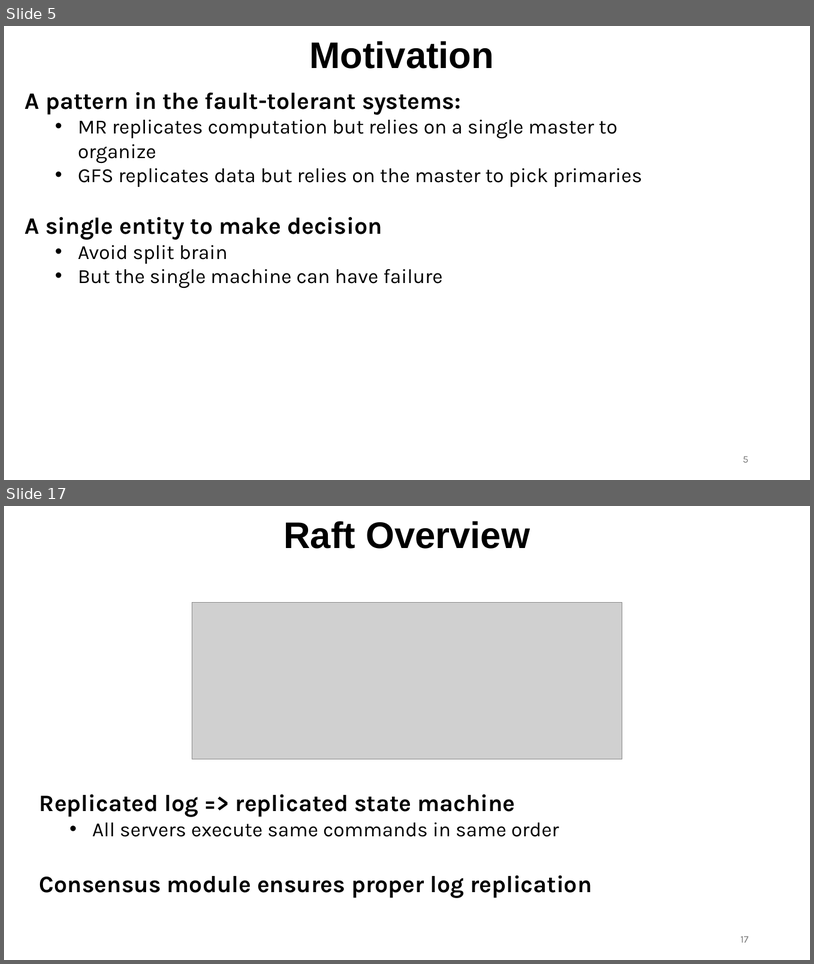
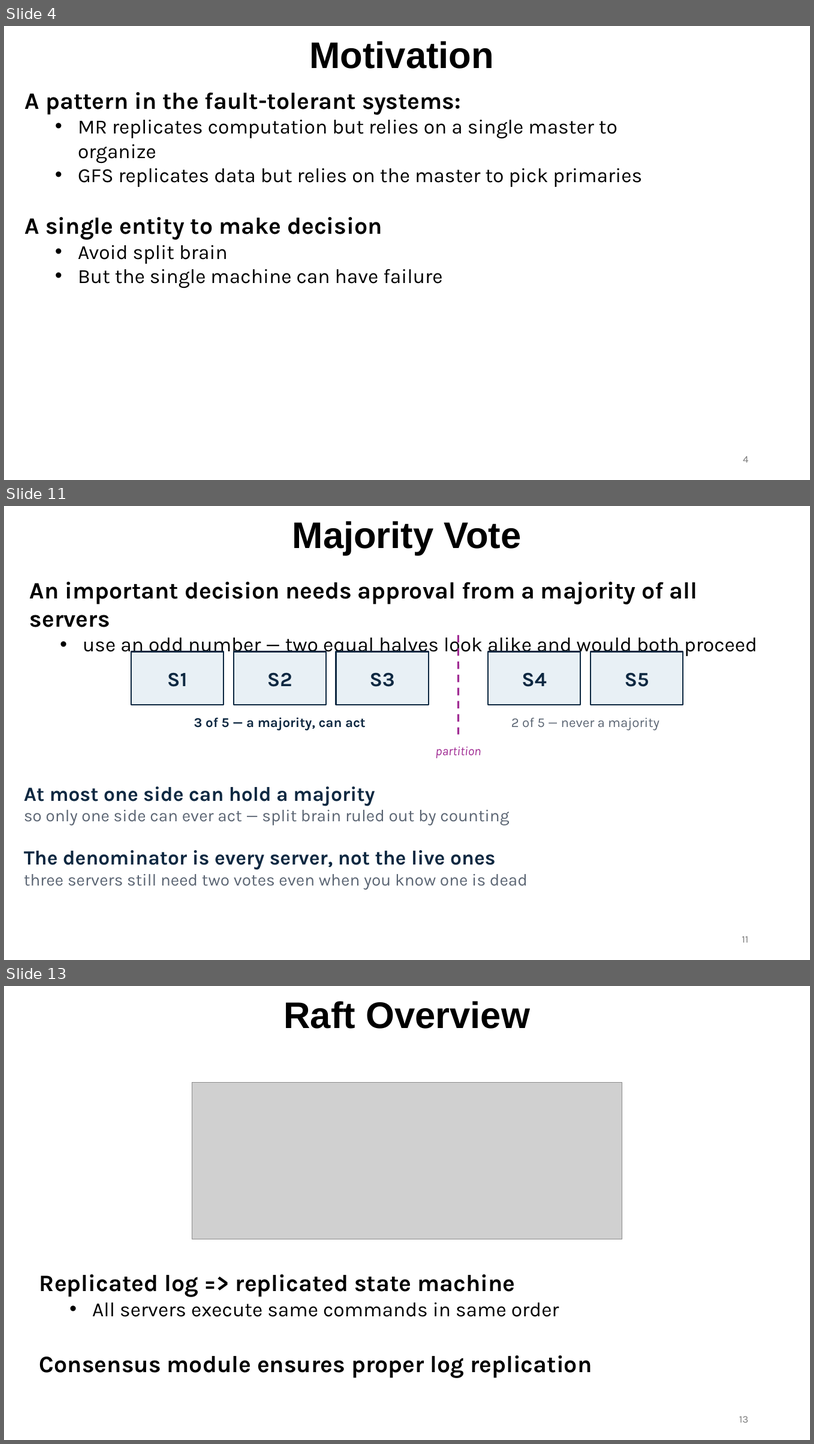
Before and after one commit to ec528/ec528.github.io, a slide deck: slides/fall26/6-raft-1.pptx. Shown one above the other, each under a label of ours: slides 5 and 17 before the commit, slides 4, 11 and 13 after it; the slides between them are not shown. The pictures are 814x964 and 814x1444 pixels, drawn with LibreOffice and Linux fonts; fonts in the diff are those of the drawing; grey boxes stand for pictures. Boxes give left, top, right and bottom in pixels: in the first picture for what was removed or moved away, otherwise in the second. Text is boxed around its words. In the diff, an @@ line names an element or a change of style, - is before the commit and + after.

```diff
--- a/slides/fall26/6-raft-1.pptx
+++ b/slides/fall26/6-raft-1.pptx
@@ slide 11 added at bbox=[4, 506, 810, 960], background #FFFFFF @@
@@ title added at bbox=[293, 521, 522, 555], 44 pt, text #000000, bold @@
+Majority Vote
@@ text added at bbox=[30, 582, 758, 657], 28 pt, text #000000, bold @@
+An important decision needs approval from a majority of all servers
+  • use an odd number — two equal halves look alike and would both proceed
@@ line added from (458, 635) to (458, 734), #A02B93 2.25 pt dashed @@
@@ rectangle added at bbox=[131, 652, 224, 705], fill #E8F0F5, outline #0E2841 1.5 pt, 24 pt, text #0E2841, bold @@
+S1
@@ rectangle added at bbox=[234, 652, 326, 705], fill #E8F0F5, outline #0E2841 1.5 pt, 24 pt, text #0E2841, bold @@
+S2
@@ rectangle added at bbox=[336, 652, 429, 705], fill #E8F0F5, outline #0E2841 1.5 pt, 24 pt, text #0E2841, bold @@
+S3
@@ rectangle added at bbox=[489, 652, 581, 705], fill #E8F0F5, outline #0E2841 1.5 pt, 24 pt, text #0E2841, bold @@
+S4
@@ rectangle added at bbox=[591, 652, 683, 705], fill #E8F0F5, outline #0E2841 1.5 pt, 24 pt, text #0E2841, bold @@
+S5
@@ text added at bbox=[194, 717, 366, 730], 16 pt, text #0E2841, bold @@
+3 of 5 — a majority, can act
@@ text added at bbox=[512, 717, 660, 730], 16 pt, text #5B6573 @@
+2 of 5 — never a majority
@@ text added at bbox=[435, 746, 481, 758], 15 pt, text #A02B93, italic @@
+partition
@@ text added at bbox=[24, 786, 509, 825], 20 pt, text #5B6573 @@
+At most one side can hold a majority
+so only one side can ever act — split brain ruled out by counting
@@ text added at bbox=[24, 850, 528, 889], 20 pt, text #5B6573 @@
+The denominator is every server, not the live ones
+three servers still need two votes even when you know one is dead
@@ page number added at bbox=[742, 936, 749, 942], 12 pt, text #797979 @@
+11
@@ what was slide 5 is now slide 4 @@
@@ page number at bbox=[743, 456, 749, 462]: text changed @@
-5
+4
@@ what was slide 17 is now slide 13 @@
@@ page number at bbox=[740, 1416, 749, 1422]: text changed @@
-17
+13
```
Also in this commit, not shown: 11 slides changed, 5 other slides added, 9 slides removed.
